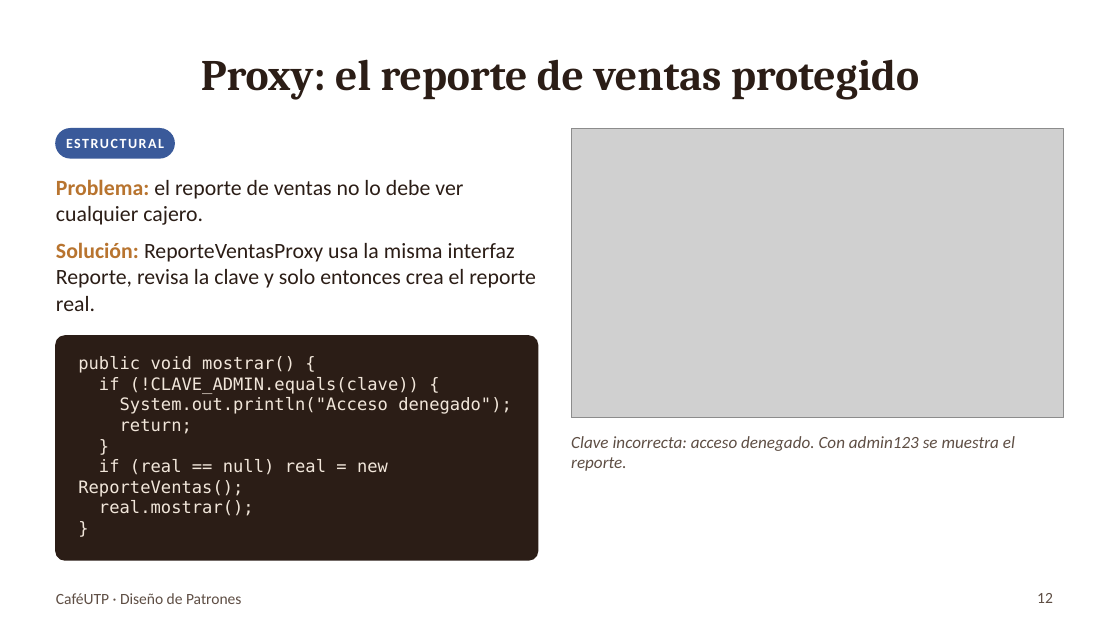
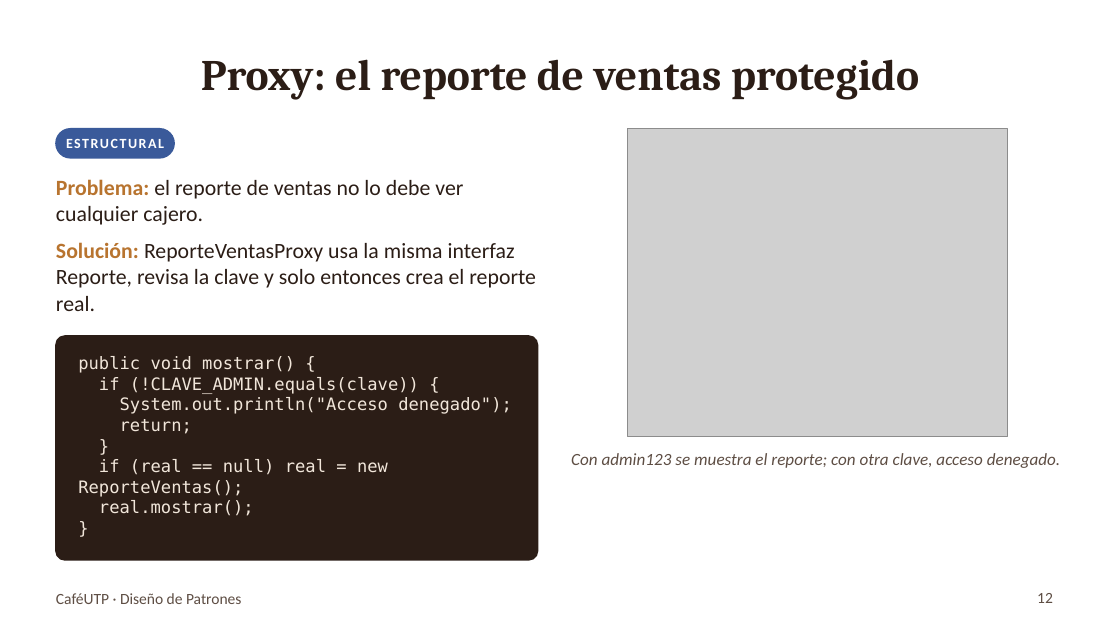
Before and after one commit to gian1475/Patrones_final, a slide deck: slide 12 of entregables/Presentacion_CafeUTP.pptx. Drawn at 1120x630 pixels with LibreOffice and Linux fonts; fonts in the diff are those of the drawing; grey boxes stand for pictures. Boxes give left, top, right and bottom in pixels: in the first picture for what was removed or moved away, otherwise in the second. Text is boxed around its words. In the diff, an @@ line names an element or a change of style, - is before the commit and + after.

```diff
--- a/entregables/Presentacion_CafeUTP.pptx
+++ b/entregables/Presentacion_CafeUTP.pptx
@@ picture: place and size @@
-picture at box(571, 129, 1064, 418)
+picture at box(627, 129, 1008, 437)
@@ text at box(571, 453, 1061, 468): text changed @@
-Clave incorrecta: acceso denegado. Con admin123 se muestra el reporte.
+Con admin123 se muestra el reporte; con otra clave, acceso denegado.
```
Also in this commit, not shown: 13 other slides changed, 18 other files.
